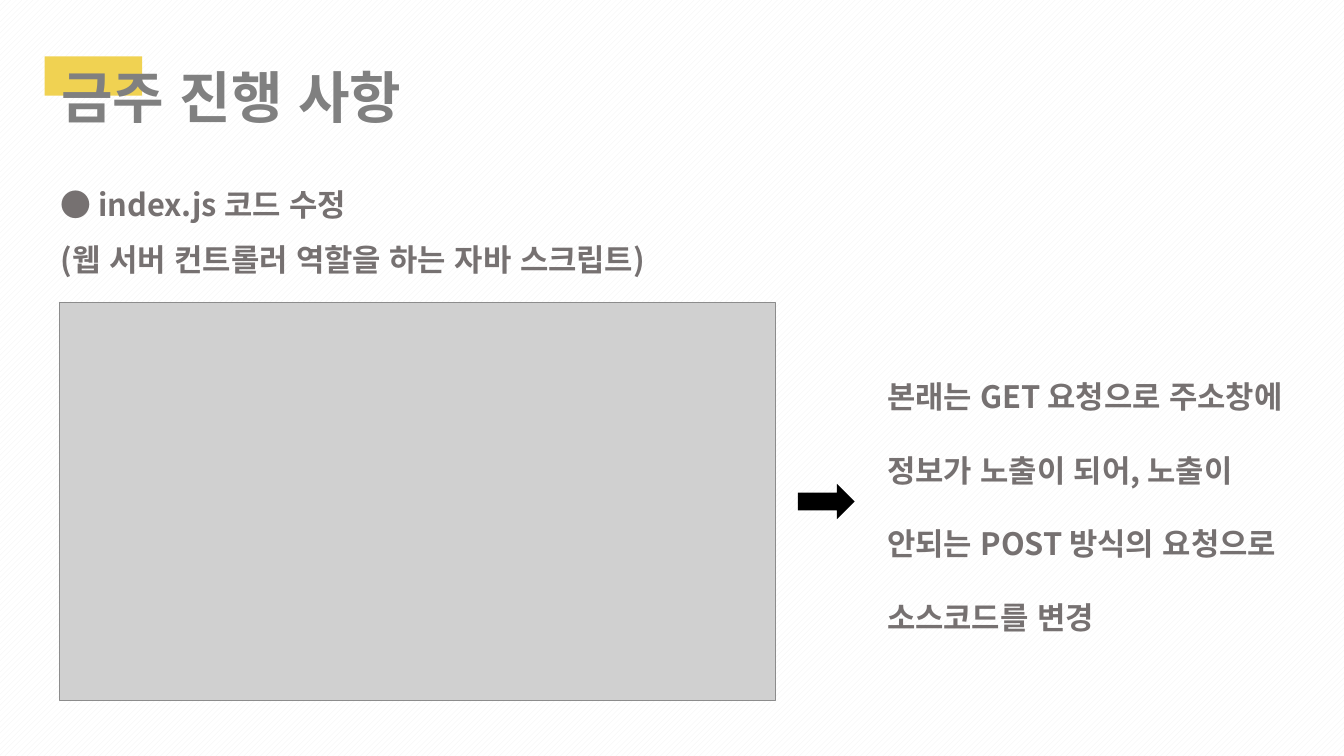
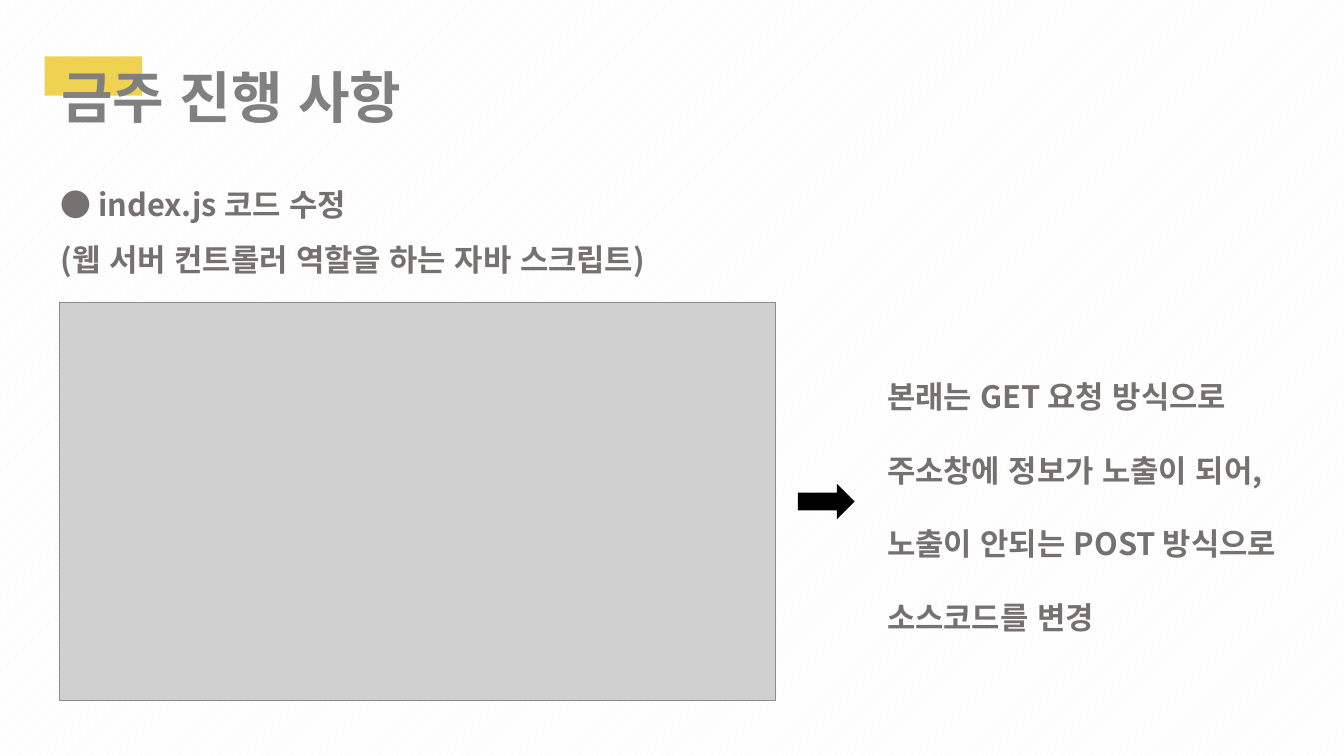
Before and after one commit to 1team-CapstonDesign1/weekly_Report, a slide deck: slide 31 of Week_11/1조_11주차_cd_발표PPT.pptx (slide 30 before the commit). Drawn at 1344x756 pixels with LibreOffice and Linux fonts; fonts in the diff are those of the drawing; grey boxes stand for pictures. Boxes give left, top, right and bottom in pixels: in the first picture for what was removed or moved away, otherwise in the second. Text is boxed around its words. In the diff, an @@ line names an element or a change of style, - is before the commit and + after.

```diff
--- a/Week_11/1조_11주차_cd_발표PPT.pptx
+++ b/Week_11/1조_11주차_cd_발표PPT.pptx
@@ text at [887, 382, 1276, 632]: text changed @@
-본래는 GET 요청으로 주소창에 정보가 노출이 되어, 노출이
-안되는 POST 방식의 요청으로 소스코드를 변경
+본래는 GET 요청 방식으로
+주소창에 정보가 노출이 되어, 노출이 안되는 POST 방식으로 소스코드를 변경
```
Also in this commit, not shown: 8 other slides changed, 1 slide added.
